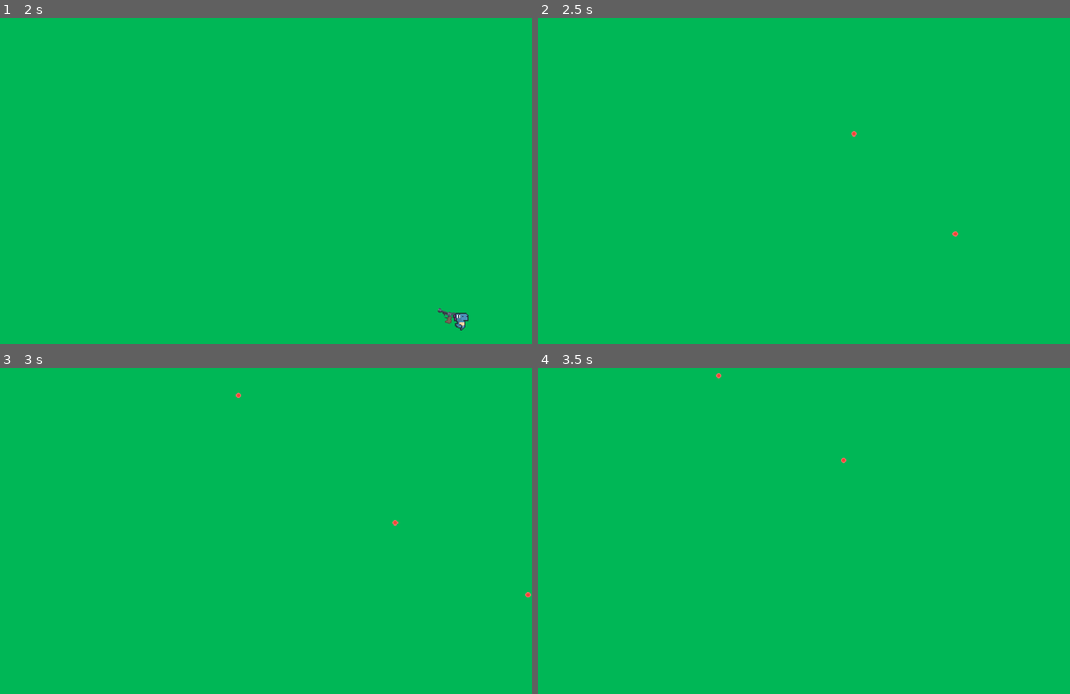
Above: before the commit, frames 1-4 (two rows, left to right).
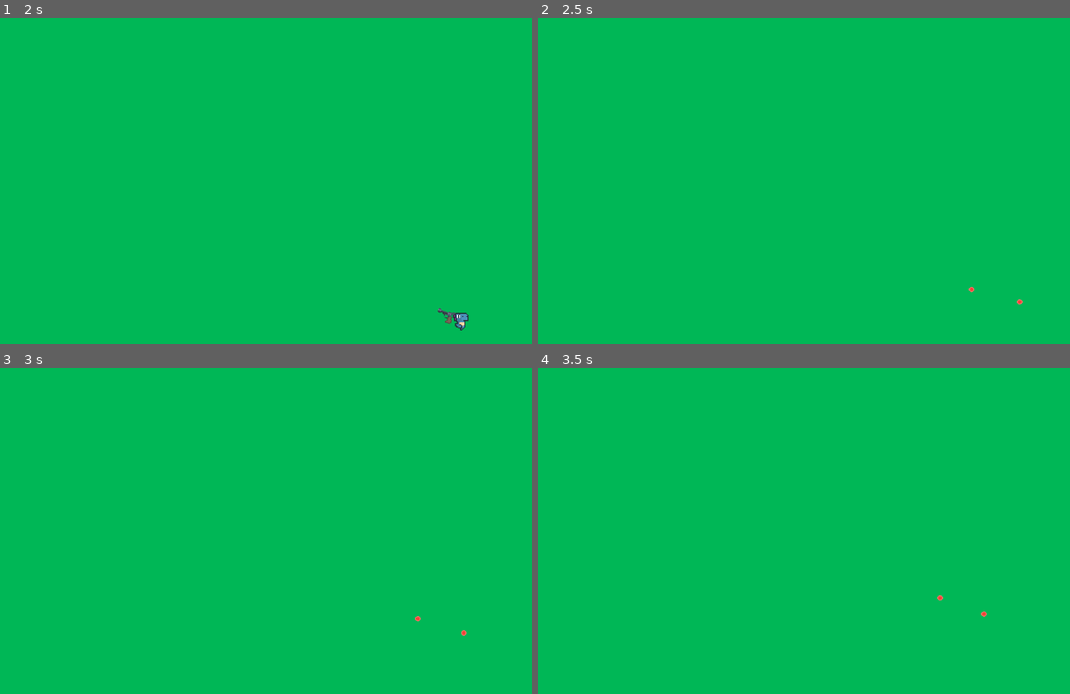
Above: after the commit, the same moments.

Repository: zeezer-xd/Hungry-Cheetah
Game: Godot game, scene res://Scenes/game_scene.tscn
Two runs of this game, one before a commit and one after it. Both use one fixed random seed, a clock stepped at 60 frames per second and the inputs below.
Inputs (mouse positions are in pixels of both pictures, inside the frame that each line leads up to):
- Up to frame 1 (2 s): move the mouse to (361, 158) at 0.52 s; hold D (move_right) 0.53-1.28 s; tap Space (dash) at 0.6, 1.35 s; move the mouse to (111, 194) at 1.27 s; hold S (move_down) from 1.28 s (still down)
- Up to frame 2 (2.5 s): move the mouse to (830, 102) at 2.02 s; release S (move_down) at 2.03 s; press the mouse at (830, 102) at 2.03 s; hold D (move_right) from 2.03 s (still down); tap Space (dash) at 2.3 s
- Up to frame 3 (3 s): tap Enter at 2.75 s; move the mouse to (202, 592) at 2.77 s; release D (move_right) at 2.78 s; release the mouse at (202, 592) at 2.78 s; hold W (move_up) from 2.78 s (still down); tap Space (dash) at 2.85 s
- Up to frame 4 (3.5 s): keep holding W (move_up)

Frame 1 is identical in both runs. In frame 2, less than 0.1% of the frame differs, in the area x 58-92%, y 34-89%; in frame 3, less than 0.1%, in the area x 44-100%, y 7-83%; in frame 4, less than 0.1%.

Commit message:
Player Health
Gave player 100 HP. Takes 20 Damage when a bullet hits. Just disappears when HP is 0 for now.

Diff:
--- a/Scenes/bullet.tscn
+++ b/Scenes/bullet.tscn
@@ -8,6 +8,8 @@
 
 [node name="Bullet" type="Area2D"]
 script = ExtResource("1_oduel")
+speed = 50.0
+lifetime = 5.0
 
 [node name="Sprite2D" type="Sprite2D" parent="."]
 position = Vector2(0, -3.55271e-15)
--- a/Scenes/player.tscn
+++ b/Scenes/player.tscn
@@ -93,8 +93,9 @@
 radius = 5.0
 height = 18.0
 
-[node name="player" type="CharacterBody2D"]
+[node name="player" type="CharacterBody2D" groups=["player"]]
 script = ExtResource("1_cvnsp")
+immunity_time = 5.01
 
 [node name="sprite" type="AnimatedSprite2D" parent="."]
 unique_name_in_owner = true
--- a/Scripts/bullet.gd
+++ b/Scripts/bullet.gd
@@ -1,18 +1,22 @@
 extends Area2D
 
-@export var speed: float = 500.0
+@export var speed: float = 600
+@export var lifetime: float = 2.0
+@export var damage: int = 20   # set default damage
+
 var direction: Vector2 = Vector2.ZERO
 
 func _ready() -> void:
-	# Delete the bullet after 2 seconds automatically
-	await get_tree().create_timer(2.0).timeout
-	if is_instance_valid(self):
-		queue_free()
+	$CollisionShape2D.disabled = false
+	await get_tree().create_timer(lifetime).timeout
+	queue_free()
 
 func _physics_process(delta: float) -> void:
-	# Move the bullet
 	position += direction * speed * delta
 
+# When bullet collides
 func _on_body_entered(body: Node) -> void:
-	# For now just remove the bullet when it hits anything
+	if body.is_in_group("player"):
+		body.take_damage(damage)   # <-- use exported damage
+	$CollisionShape2D.disabled = true
 	queue_free()
--- a/Scripts/player_movement.gd
+++ b/Scripts/player_movement.gd
@@ -4,6 +4,12 @@
 @export var dash_multiplier: float = 4.0
 @export var dash_duration: float = 0.10
 @export var dash_cooldown: float = 1   # cooldown in seconds
+
+@export var max_hp: int = 100
+var current_hp: int
+
+var immune: bool = true   # start with immunity
+@export var immunity_time: float = 0.5   # how long (seconds) the player is immune after spawn
 
 var input_direction: Vector2 = Vector2.ZERO
 var is_dashing: bool = false
@@ -12,8 +18,19 @@
 var base_speed: float
 var dash_cooldown_timer: float = 0.0   # tracks cooldown
 
+@onready var sprite: AnimatedSprite2D = $sprite   # make sure your sprite node is named "sprite"
+
 func _ready() -> void:
 	base_speed = walk_speed
+	current_hp = max_hp
+	print("Max HP at start: ", max_hp, " | Current HP at start: ", current_hp)
+
+	# Start immunity
+	immune = true
+	await get_tree().create_timer(immunity_time).timeout
+	immune = false
+	print("Immunity off")
+
 
 func _physics_process(delta: float) -> void:
 	# Update cooldown
@@ -39,21 +56,36 @@
 		if dash_timer <= 0.0:
 			is_dashing = false
 	else:
-		# Instant walk movement
+		# Walk movement
 		velocity = input_direction * base_speed
 
-	# Flip sprite (make sure node is named "sprite" or update to your AnimatedSprite2D name)
+	# Flip sprite
 	if input_direction.x > 0:
-		%sprite.flip_h = false
+		sprite.flip_h = false
 	elif input_direction.x < 0:
-		%sprite.flip_h = true
+		sprite.flip_h = true
 
-	# Animation
-	if is_dashing:
-		%sprite.play("dash")
-	elif input_direction != Vector2.ZERO:
-		%sprite.play("walking")
+	# Animation (only idle/walk for now)
+	if input_direction != Vector2.ZERO:
+		sprite.play("walking")
 	else:
-		%sprite.play("idle")
+		sprite.play("idle")
 
 	move_and_slide()
+
+# Damage handling
+func take_damage(amount: int) -> void:
+	if immune:
+		print("Player immune, no damage taken")
+		return
+
+	current_hp -= amount
+	print("Player HP: ", current_hp)
+
+	if current_hp <= 0:
+		die()
+
+
+func die() -> void:
+	print("Player died!")
+	queue_free()   # remove player from scene
